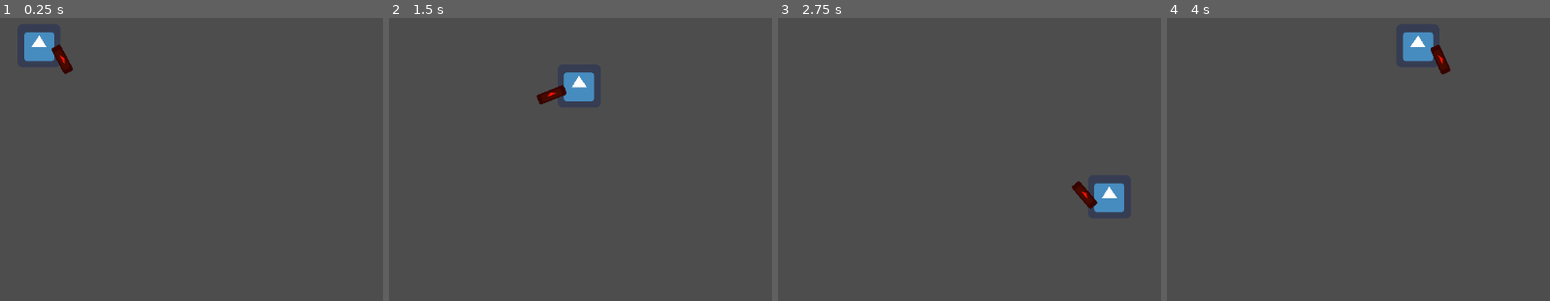
Above: before the commit, frames 1-4 (left to right).
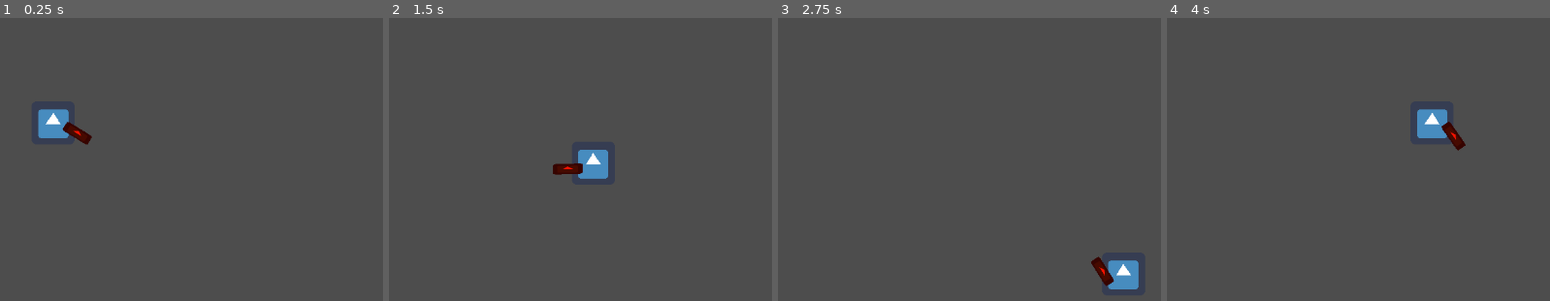
Above: after the commit, the same moments.

Repository: udison/tcc-project
Game: Godot game, scene res://scenes/worlds/world_test.tscn
Two runs of this game, one before a commit and one after it. Both use one fixed random seed, a clock stepped at 60 frames per second and the inputs below. The engine's default icon, where the game draws it, is replaced by a stand-in: a white triangle on a blue panel in a dark square.
Inputs (mouse positions are in pixels of both pictures, inside the frame that each line leads up to):
- Up to frame 1 (0.25 s): no input
- Up to frame 2 (1.5 s): tap Enter at 0.5 s; move the mouse to (672, 134) at 0.52 s; press the mouse at (672, 134) at 0.53 s; hold D (right) 0.53-1.28 s; move the mouse to (outside the picture) at 1.27 s; release the mouse at (outside the picture) at 1.28 s; hold S (down) from 1.28 s (still down); click (outside the picture) at 1.35 s
- Up to frame 3 (2.75 s): move the mouse to (969, 60) at 2.02 s; release S (down) at 2.03 s; press the mouse at (969, 60) at 2.03 s; hold D (right) from 2.03 s (still down)
- Up to frame 4 (4 s): move the mouse to (1239, 241) at 2.77 s; release D (right) at 2.78 s; release the mouse at (1239, 241) at 2.78 s; hold W (up) 2.78-3.53 s; click (1239, 241) at 2.85 s; move the mouse to (1511, 221) at 3.52 s; press the mouse at (1511, 221) at 3.53 s; hold A (left) from 3.53 s (still down)

The runs differ from the first frame. In frame 1, 2.2% of the frame differs, in the area x 6-25%, y 4-45%; in frame 2, 2.1%; in frame 3, 2.2%; in frame 4, 2.2%, in the area x 61-78%, y 4-47%.

Commit message:
started shooting mechanics

Diff:
--- a/project.godot
+++ b/project.godot
@@ -53,3 +53,13 @@
 "events": [Object(InputEventKey,"resource_local_to_scene":false,"resource_name":"","device":0,"window_id":0,"store_comm …(186 unchanged characters)…
 ]
 }
+fire={
+"deadzone": 0.5,
+"events": [Object(InputEventMouseButton,"resource_local_to_scene":false,"resource_name":"","device":-1,"window_id":0,"store_command":true,"alt_pressed":false,"shift_pressed":false,"meta_pressed":false,"command_pressed":false,"button_mask":0,"position":Vector2(0, 0),"global_position":Vector2(0, 0),"factor":1.0,"button_index":1,"pressed":false,"double_click":false,"script":null)
+]
+}
+reload={
+"deadzone": 0.5,
+"events": [Object(InputEventKey,"resource_local_to_scene":false,"resource_name":"","device":0,"window_id":0,"store_command":true,"alt_pressed":false,"shift_pressed":false,"meta_pressed":false,"command_pressed":false,"pressed":false,"keycode":0,"physical_keycode":82,"unicode":0,"echo":false,"script":null)
+]
+}
--- /dev/null
+++ b/scenes/characters/Player.tscn
@@ -0,0 +1,20 @@
+[gd_scene load_steps=5 format=3 uid="uid://dou0msrn8yfrk"]
+
+[ext_resource type="Script" path="res://scripts/player/Player.gd" id="1_4jtyd"]
+[ext_resource type="Texture2D" uid="uid://xqtpewd10cdn" path="res://icon.png" id="2_22fre"]
+[ext_resource type="PackedScene" uid="uid://ctsx0pok1eoi0" path="res://scenes/weapons/Weapon.tscn" id="3_x4aqg"]
+
+[sub_resource type="RectangleShape2D" id="RectangleShape2D_5tg7u"]
+size = Vector2(64, 64)
+
+[node name="Player" type="CharacterBody2D"]
+script = ExtResource( "1_4jtyd" )
+
+[node name="Sprite" type="Sprite2D" parent="."]
+texture = ExtResource( "2_22fre" )
+
+[node name="CollisionShape" type="CollisionShape2D" parent="."]
+shape = SubResource( "RectangleShape2D_5tg7u" )
+
+[node name="Weapon" parent="." instance=ExtResource( "3_x4aqg" )]
+position = Vector2(24, 8)
--- /dev/null
+++ b/scenes/weapons/Weapon.tscn
@@ -0,0 +1,23 @@
+[gd_scene load_steps=3 format=3 uid="uid://ctsx0pok1eoi0"]
+
+[ext_resource type="Script" path="res://scripts/combat/Weapon.gd" id="1_siwdi"]
+[ext_resource type="Texture2D" uid="uid://xqtpewd10cdn" path="res://icon.png" id="2_cfyvn"]
+
+[node name="Weapon" type="Node2D"]
+script = ExtResource( "1_siwdi" )
+
+[node name="Sprite" type="Sprite2D" parent="."]
+modulate = Color(1, 0.0705882, 0, 1)
+position = Vector2(14, 0)
+scale = Vector2(0.68, 0.24)
+texture = ExtResource( "2_cfyvn" )
+
+[node name="Muzzle" type="Node2D" parent="."]
+position = Vector2(36, 0)
+
+[node name="FireTimer" type="Timer" parent="."]
+
+[node name="ReloadTimer" type="Timer" parent="."]
+
+[connection signal="timeout" from="FireTimer" to="." method="enable_shoot"]
+[connection signal="timeout" from="ReloadTimer" to="." method="enable_shoot"]
--- a/scenes/worlds/world_test.tscn
+++ b/scenes/worlds/world_test.tscn
@@ -1,30 +1,8 @@
-[gd_scene load_steps=5 format=3 uid="uid://d1jy5du5d07cd"]
+[gd_scene load_steps=2 format=3 uid="uid://d1jy5du5d07cd"]
 
-[ext_resource type="Texture2D" uid="uid://xqtpewd10cdn" path="res://icon.png" id="1_78a2s"]
-[ext_resource type="Script" path="res://scripts/player/Player.gd" id="1_neqdq"]
-[ext_resource type="Script" path="res://scripts/combat/Weapon.gd" id="3_atspk"]
-
-[sub_resource type="RectangleShape2D" id="RectangleShape2D_5tg7u"]
-size = Vector2(64, 64)
+[ext_resource type="PackedScene" uid="uid://dou0msrn8yfrk" path="res://scenes/characters/Player.tscn" id="1_ejp24"]
 
 [node name="World" type="Node2D"]
 
-[node name="Player" type="CharacterBody2D" parent="."]
-position = Vector2(466, 161)
-script = ExtResource( "1_neqdq" )
-
-[node name="Sprite" type="Sprite2D" parent="Player"]
-texture = ExtResource( "1_78a2s" )
-
-[node name="CollisionShape" type="CollisionShape2D" parent="Player"]
-shape = SubResource( "RectangleShape2D_5tg7u" )
-
-[node name="Weapon" type="Node2D" parent="Player"]
-position = Vector2(28, 8)
-script = ExtResource( "3_atspk" )
-
-[node name="Sprite" type="Sprite2D" parent="Player/Weapon"]
-modulate = Color(1, 0.0705882, 0, 1)
-position = Vector2(14, 0)
-scale = Vector2(0.68, 0.24)
-texture = ExtResource( "1_78a2s" )
+[node name="Player" parent="." instance=ExtResource( "1_ejp24" )]
+position = Vector2(487, 276)
--- a/scripts/combat/Weapon.gd
+++ b/scripts/combat/Weapon.gd
@@ -1,8 +1,57 @@
 extends Node2D
 class_name Weapon
 
+@export var damage: float = 25.0
+@export var mag_size: int = 30
+@export var fire_rate: float = 100.0 # Bullets per minute
+@export var reload_time: float = 2.0 # In seconds
+
+var ammo: int = mag_size
+var can_shoot: bool = true
+
+@onready var muzzle: Node2D = $Muzzle
+@onready var fire_timer: Timer = $FireTimer
+@onready var reload_timer: Timer = $ReloadTimer
+
+enum FireModes {
+	SINGLE,
+	AUTO
+}
+
+func _ready():
+	fire_timer.wait_time = 60 / fire_rate
+	reload_timer.wait_time = reload_time
+
 func _physics_process(delta):
 	rotate_to_mouse()
+	input_handler()
 
 func rotate_to_mouse():
 	look_at(get_global_mouse_position())
+
+func input_handler():
+	if Input.is_action_pressed('fire'):
+		fire()
+
+	elif Input.is_action_pressed('reload'):
+		reload()
+
+func fire():
+	if !can_shoot or ammo <= 0:
+		return
+
+	print('BANG')
+	can_shoot = false
+
+	if ammo > 0:
+		fire_timer.start()
+	else:
+		reload()
+
+func reload():
+	print('reloading!')
+	ammo = mag_size
+	reload_timer.start()
+
+func enable_shoot():
+	can_shoot = true
